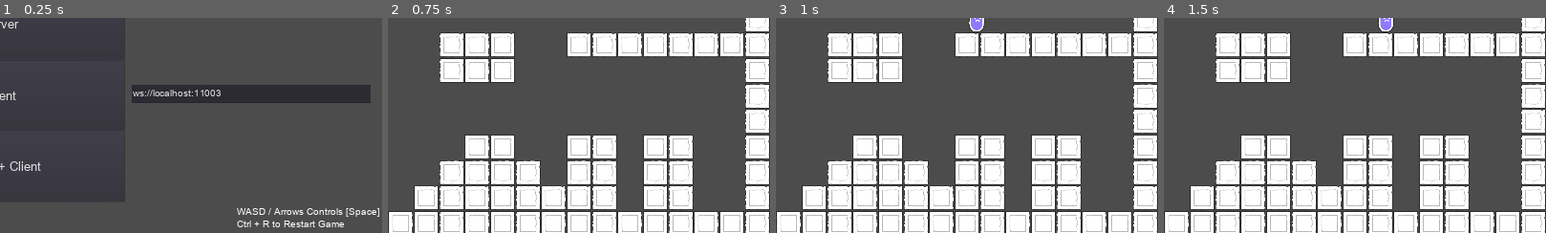
Above: before the commit, frames 1-4 (left to right).
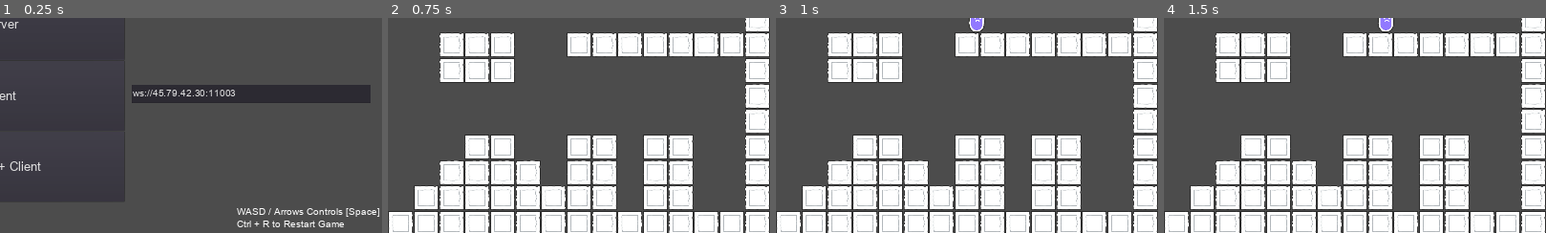
Above: after the commit, the same moments.

Repository: ETdoFresh/PlatformBuddies
Game: Godot game, scene res://entities/menu/menu.tscn
The game is run twice, just before and just after one commit, with the same random seed, the same clock (stepped at 60 frames per second) and the same inputs.
Inputs:
- Up to frame 1 (0.25 s): no input
- Up to frame 2 (0.75 s): click "Local" at 0.5 s
- Up to frame 3 (1 s): no input
- Up to frame 4 (1.5 s): tap Enter at 1.25 s; hold Right (ui_right) from 1.28 s (still down); hold Ctrl from 1.28 s (still down)
The pictures show only the part of the screen within x 50-100%, y 50-100%; the shares and areas given below are measured in that part.

The runs differ from the first frame. In frame 1, 0.4% of the frame differs, in the area x 40-62%, y 33-37%; in frame 2, nothing differs; in frame 3, nothing differs; in frame 4, nothing differs.

Commit message:
Hardcode Linode Server in for now

Diff:
--- a/entities/menu/menu.gd
+++ b/entities/menu/menu.gd
@@ -11,6 +11,7 @@
     var _3 = $VBoxContainer/Button3.connect("pressed", self, "load_scene", [client_world])
     var _4 = $VBoxContainer/Button4.connect("pressed", self, "load_scene", [both_worlds])
 
+    update_client_url($LineEdit.text)
     var _10 = $LineEdit.connect("text_changed", self, "update_client_url")
 
 func load_scene(scene):
--- a/entities/menu/menu.tscn
+++ b/entities/menu/menu.tscn
@@ -87,4 +87,7 @@
 margin_right = 3783.0
 margin_bottom = 1506.0
 custom_fonts/font = ExtResource( 3 )
-text = "ws://localhost:11003"
+text = "ws://45.79.42.30:11003"
+__meta__ = {
+"_edit_use_anchors_": false
+}
--- a/entities/world/both.tscn
+++ b/entities/world/both.tscn
@@ -3,7 +3,7 @@
 [ext_resource path="res://entities/world/client.tscn" type="PackedScene" id=1]
 [ext_resource path="res://entities/world/server.tscn" type="PackedScene" id=2]
 
-[node name="Node2D" type="Node2D"]
+[node name="Both" type="Node2D"]
 
 [node name="Server" parent="." instance=ExtResource( 2 )]
 
--- a/entities/world/client.gd
+++ b/entities/world/client.gd
@@ -12,7 +12,10 @@
 func _ready():
     randomize()
     websocket.connect("on_receive", self, "update_world")
-    websocket.open(Settings.client_url)
+    if get_parent() == get_tree().get_root():
+        websocket.open(Settings.client_url)
+    else:
+        websocket.open()
 
 func _physics_process(delta):
     tick += 1
